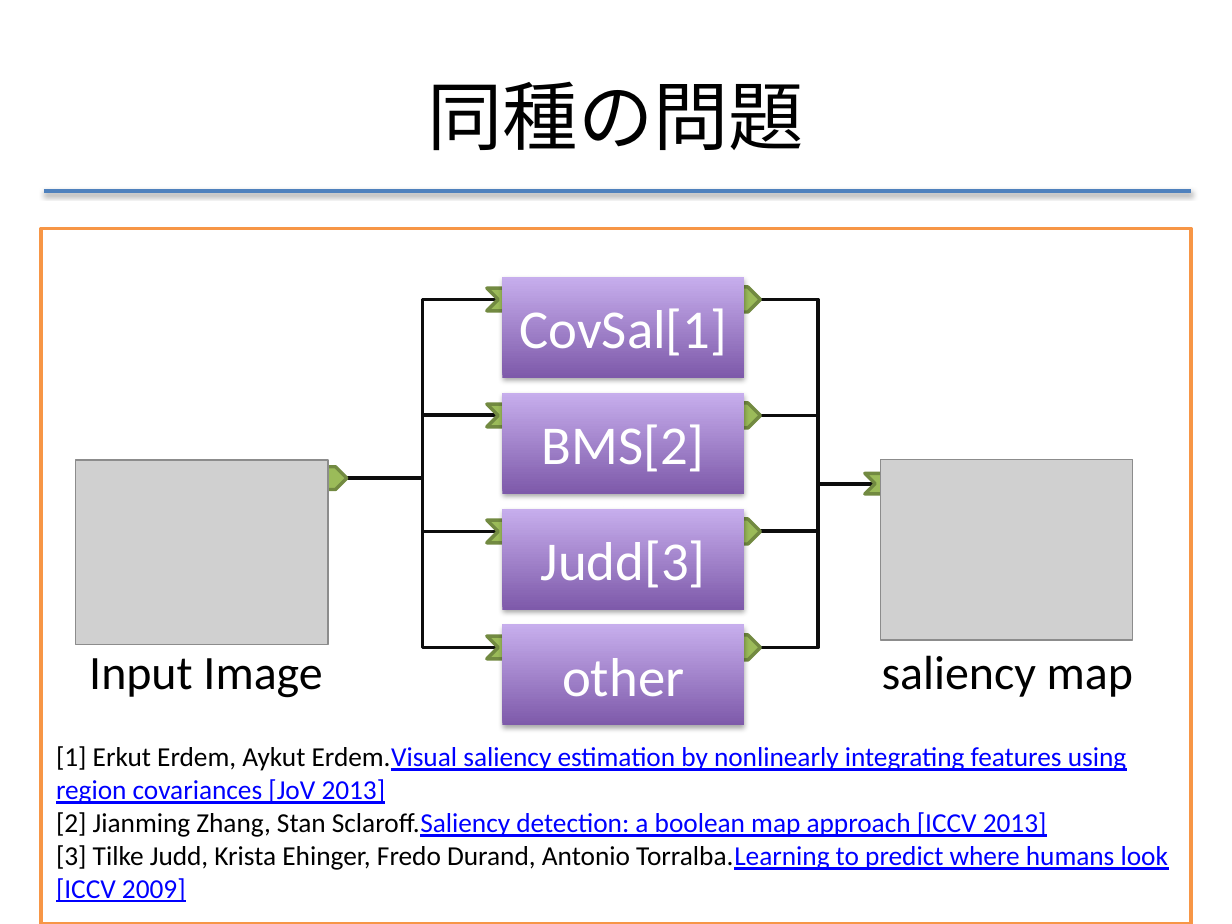
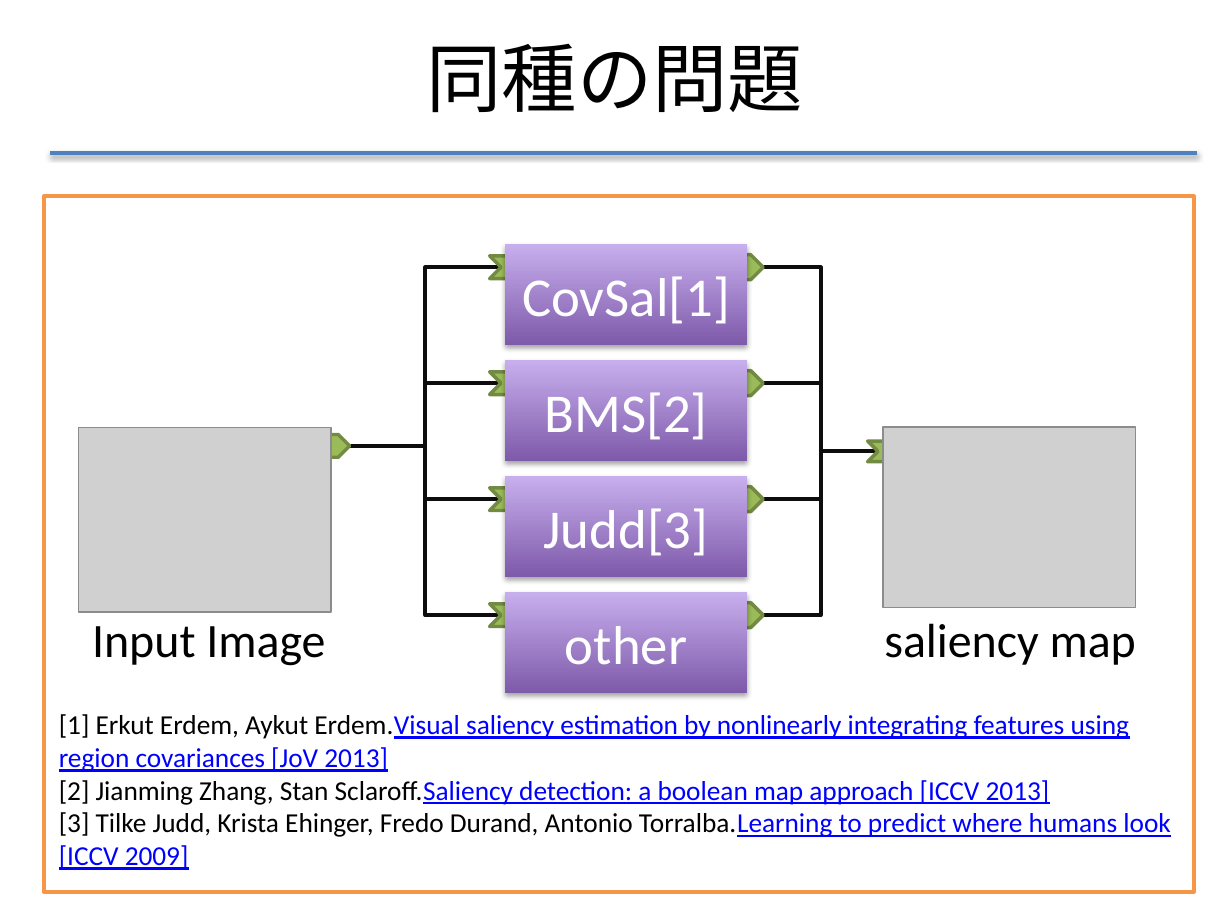
Before and after one commit to f-akazawa/akaz_uecdevelop, a slide deck: slide 10 of doc/中間発表資料.pptx (slide 11 before the commit). Drawn at 1232x924 pixels with LibreOffice and Linux fonts; fonts in the diff are those of the drawing; grey boxes stand for pictures. Boxes give left, top, right and bottom in pixels: in the first picture for what was removed or moved away, otherwise in the second. Text is boxed around its words. In the diff, an @@ line names an element or a change of style, - is before the commit and + after.

```diff
--- a/doc/中間発表資料.pptx
+++ b/doc/中間発表資料.pptx
@@ title "同種の問題": place and size @@
-title "同種の問題" at box(428, 81, 804, 151)
+title "同種の問題" at box(426, 43, 802, 113)
@@ line moved from (44, 191) - (1191, 191) to (49, 153) - (1198, 153) @@
@@ rectangle "BMS[2]": place and size @@
-rectangle "BMS[2]" at box(503, 393, 744, 494)
+rectangle "BMS[2]" at box(505, 360, 747, 461)
@@ 6 elbow lines, 2 pictures, 1 text, 1 chevron: place and size @@
-6 elbow lines, 2 pictures, 1 text, 1 chevron at box(56, 299, 1168, 902)
+6 elbow lines, 2 pictures, 1 text, 1 chevron at box(59, 267, 1170, 870)
@@ 9 chevrons, 3 rectangles, 1 text: place and size @@
-9 chevrons, 3 rectangles, 1 text at box(487, 276, 1133, 726)
+9 chevrons, 3 rectangles, 1 text at box(489, 244, 1136, 694)
@@ 2 elbow lines, 1 rectangle: place and size @@
-2 elbow lines, 1 rectangle at box(41, 229, 1190, 924)
+2 elbow lines, 1 rectangle at box(44, 196, 1194, 891)
@@ text "Input Image": place and size @@
-text "Input Image" at box(89, 658, 322, 698)
+text "Input Image" at box(92, 626, 325, 666)
```
Also in this commit, not shown: 5 other slides changed, 1 slide added, 1 slide removed.
